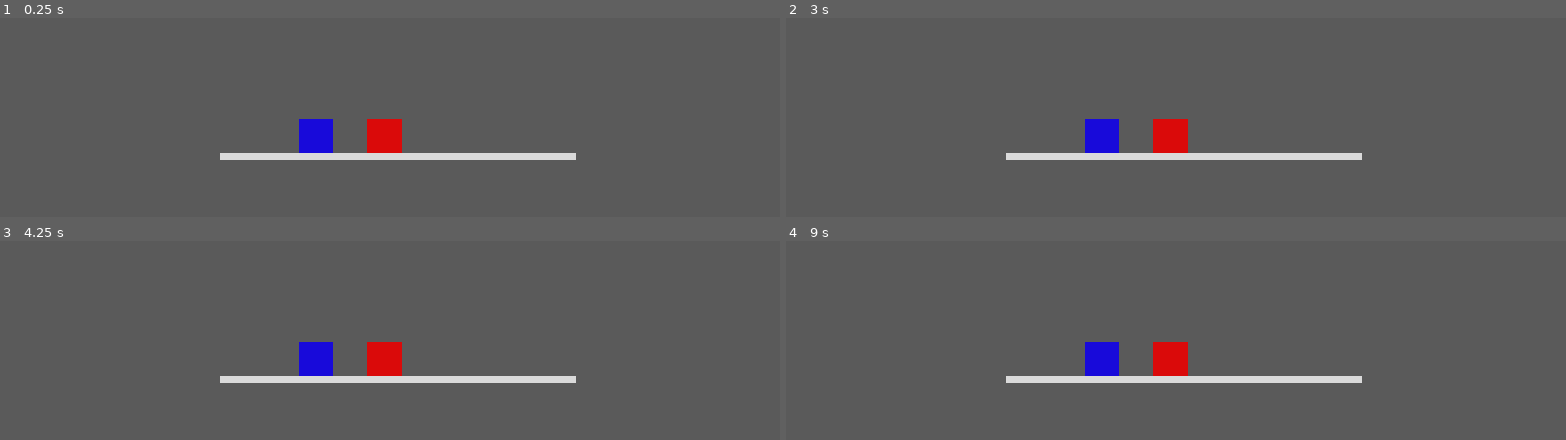
Above: before the commit, frames 1-4 (two rows, left to right).
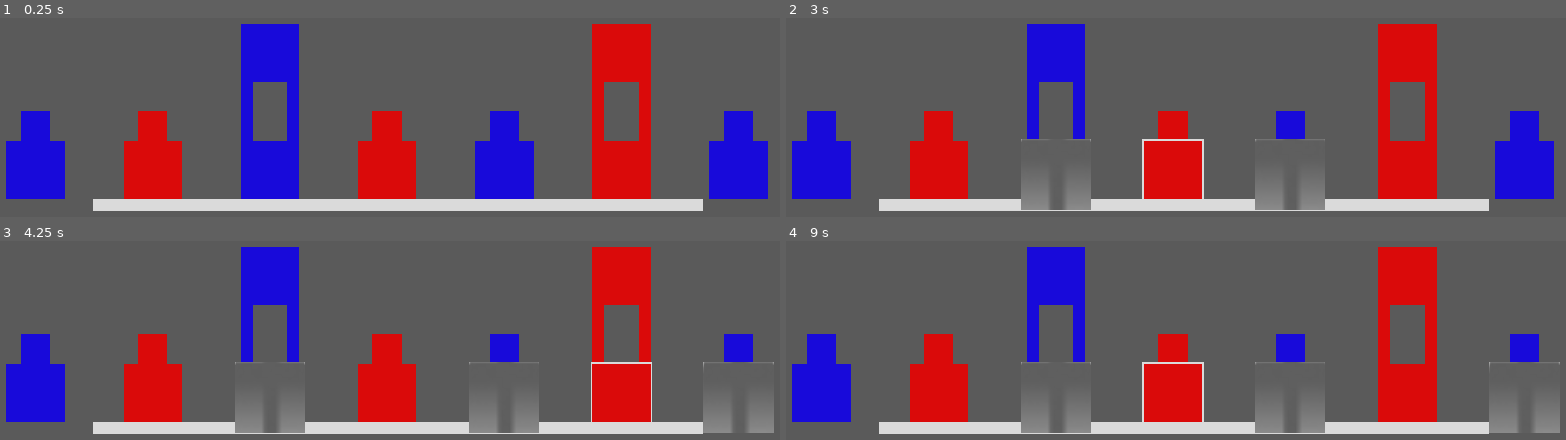
Above: after the commit, the same moments.

Repository: lucasdrufva/checkmania-game
Game: Godot game, scene res://scenes/GameScene.tscn
Same seed, same stepped clock (60 frames per second), same inputs: the game is played once before the commit and once after it.
Inputs (mouse positions are in pixels of both pictures, inside the frame that each line leads up to):
- Up to frame 1 (0.25 s): no input
- Up to frame 2 (3 s): tap Enter at 0.5, 2 s; move the mouse to (1363, 65) at 0.52 s; click (1363, 65) at 0.67 s; tap Space at 1.25, 2.75 s; move the mouse to (1027, 111) at 1.27 s; click (1027, 111) at 1.42 s; move the mouse to (outside the picture) at 2.02 s; click (outside the picture) at 2.17 s; move the mouse to (1144, 183) at 2.77 s; click (1144, 183) at 2.92 s
- Up to frame 3 (4.25 s): tap Enter at 3.5 s; move the mouse to (639, 382) at 3.52 s; click (639, 382) at 3.67 s
- Up to frame 4 (9 s): tap Space at 4.25 s; move the mouse to (942, 241) at 4.27 s; click (942, 241) at 4.42 s; move the mouse to (1222, 312) at 5.02 s; click (1222, 312) at 5.17 s; move the mouse to (outside the picture) at 5.77 s; click (outside the picture) at 5.92 s; move the mouse to (1363, 288) at 6.52 s; click (1363, 288) at 6.67 s; move the mouse to (1027, 334) at 7.27 s; click (1027, 334) at 7.42 s; move the mouse to (outside the picture) at 8.02 s; click (outside the picture) at 8.17 s; move the mouse to (1144, 406) at 8.77 s; click (1144, 406) at 8.92 s

The runs differ from the first frame. In frame 1, 30% of the frame differs, in the area x 0-99%, y 3-97%; in frame 2, 27%; in frame 3, 26%; in frame 4, 26%.

Commit message:
move indicator always on top

Diff:
--- a/game/project.godot
+++ b/game/project.godot
@@ -13,16 +13,27 @@
 "class": "ServerApi",
 "language": "GDScript",
 "path": "res://scripts/networking/ServerClient.gd"
+}, {
+"base": "Node",
+"class": "Utils",
+"language": "GDScript",
+"path": "res://scripts/Utils.gd"
 } ]
 _global_script_class_icons={
-"ServerApi": ""
+"ServerApi": "",
+"Utils": ""
 }
 
 [application]
 
 config/name="checkmania"
 run/main_scene="res://scenes/GameScene.tscn"
+boot_splash/bg_color=Color( 0.356863, 0.356863, 0.356863, 1 )
 config/icon="res://icon.png"
+
+[autoload]
+
+Logic="*res://scripts/Logic.gd"
 
 [rendering]
 
--- a/game/scenes/GameScene.tscn
+++ b/game/scenes/GameScene.tscn
@@ -8,6 +8,7 @@
 
 [node name="Camera" type="Camera" parent="."]
 transform = Transform( 1, 0, 0, 0, 1, 0, 0, 0, 1, 0, 4.70615, 49.8639 )
+keep_aspect = 0
 projection = 1
 size = 34.1456
 script = ExtResource( 3 )
@@ -15,5 +16,5 @@
 [node name="Board" parent="." instance=ExtResource( 1 )]
 
 [node name="gameBoard" type="Spatial" parent="."]
-transform = Transform( 1, 0, 0, 0, 1, 0, 0, 0, 1, -10.9848, 0, -12.7896 )
+transform = Transform( 1, 0, 0, 0, 1, 0, 0, 0, 1, -15.4642, 0, -14.9541 )
 script = ExtResource( 2 )
--- /dev/null
+++ b/game/scripts/Logic.gd
@@ -0,0 +1,70 @@
+extends Node
+
+var board = []
+
+enum players {red, blue}
+
+var currentTurn = players.red
+
+var cameraNode = null
+
+# Called when the node enters the scene tree for the first time.
+func _ready():
+	pass # Replace with function body.
+
+
+func get_moves(newBoard, source):
+	print("get moves")
+	board = newBoard
+	var move1 = source
+	var move2 = source
+	if(cameraNode.direction%2==0):
+		move1[0] = String(int(move1[0])+1)
+		move2[0] = String(int(move2[0])-1)
+	else:
+		move1[1] = String(int(move1[1])+1)
+		move2[1] = String(int(move2[1])-1)
+
+	print("return:" , [move1, move2])
+	return [move1, move2]
+
+func destination_is_piece(newBoard, destination):
+	board = newBoard
+	var d0 = int(destination[0])
+	var d1 = int(destination[1])
+	if(d0 >= 0 && d0 <= board.size() - 1 && d1 >= 0 && d1 <= board[0].size() - 1):
+		if(board[int(destination[0])][int(destination[1])] != null):
+			return true
+	return false
+
+func indicator_pos(pos):
+	var position = [pos[0], pos[1]]
+	if(cameraNode.direction == 0):
+		position[1] = 12
+	elif(cameraNode.direction == 1):
+		position[0] = 12
+	elif(cameraNode.direction == 2):
+		position[1] = -5
+	elif(cameraNode.direction == 3):
+		position[0] = -5
+
+	return [position[0], position[1]]
+
+func make_move():
+	currentTurn += 1
+	cameraNode.direction = int(floor((currentTurn%8)/2))
+
+func register_camera(camera):
+	cameraNode = camera
+
+func get_piece_type(notation):
+	if (notation.to_upper() == "C"):
+		return 2
+	elif (notation.to_upper() == "T"):
+		return 1
+	return 0
+
+func get_color(notation):
+	if(notation == "c"||notation == "t"||notation == "k"):
+		return 1
+	return 0
--- a/game/scripts/Piece.gd
+++ b/game/scripts/Piece.gd
@@ -14,9 +14,9 @@
 var towerBlue = preload("res://scenes/Pieces/TowerBlue.tscn")
 var cubeBlue = preload("res://scenes/Pieces/CubeBlue.tscn")
 
-var kingRed = preload("res://scenes/Pieces/KingBlue.tscn")
-var towerRed = preload("res://scenes/Pieces/CubeRed.tscn")
-var cubeRed = preload("res://scenes/Pieces/CubeBlue.tscn")
+var kingRed = preload("res://scenes/Pieces/KingRed.tscn")
+var towerRed = preload("res://scenes/Pieces/TowerRed.tscn")
+var cubeRed = preload("res://scenes/Pieces/CubeRed.tscn")
 
 var instance
 
--- a/game/scripts/Utils.gd
+++ b/game/scripts/Utils.gd
@@ -5,12 +5,13 @@
 # var a = 2
 # var b = "text"
 
+class_name Utils
 
 # Called when the node enters the scene tree for the first time.
 func _ready():
 	pass # Replace with function body.
 
-func notation_to_array(source):
+static func notation_to_array(source):
 	var board = []
 	for block in source.split("/"):
 		var layer = []
@@ -23,7 +24,7 @@
 		board.append(layer)
 	return board
 
-func array_to_notation(source):
+static func array_to_notation(source):
 	var notation = ""
 	for layerIndex in range(0, source.size()):
 		var layer = source[layerIndex]
--- a/game/scripts/camera/CameraController.gd
+++ b/game/scripts/camera/CameraController.gd
@@ -10,6 +10,8 @@
 var wait = 0
 var w = false
 
+onready var logic =  get_node("/root/Logic")
+
 func set_direction(value):
 	direction = value
 	target = 1.58*direction
@@ -18,7 +20,7 @@
 
 # Called when the node enters the scene tree for the first time.
 func _ready():
-	pass # Replace with function body.
+	logic.register_camera(self)
 
 
 # Called every frame. 'delta' is the elapsed time since the previous frame.
--- a/game/scripts/game.gd
+++ b/game/scripts/game.gd
@@ -1,15 +1,19 @@
 extends Spatial
 
-var layout = [[null, null, null, null, null],
-			[null, null, "C", null, null],
-			[null, null, "T", null, null],
-			[null, null, null, null, null],
-			[null, null, null, null, null],]
+#var layout = [[null, null, null, null, null],
+#			[null, null, "C", null, null],
+#			[null, null, "T", null, null],
+#			[null, null, null, null, null],
+#			[null, null, null, null, null],]
+var utils = preload("res://scripts/Utils.gd")
+onready var logic =  get_node("/root/Logic")
+
+var layout = utils.notation_to_array("5ct/TC5/5ck/TC5/5ct/KC5/5ct/TC5")
 
 var board = []
 
 var gameId = ""
-var currentTurn = 0
+
 var player = 0
 
 
@@ -20,6 +24,7 @@
 
 # Called when the node enters the scene tree for the first time.
 func _ready():
+	print(layout)
 	add_child(server)
 	createBoard(layout)
 	#server.login("alice", "supersecret")
@@ -34,9 +39,12 @@
 
 				board[x][y].transform.origin = Vector3(x*5, 0, y*5)
 				board[x][y].id = str(x) + str(y)
-				if layout[x][y] == "C":
+
+				board[x][y].pieceType = logic.get_piece_type(layout[x][y])
+				board[x][y].color = logic.get_color(layout[x][y])
+				if layout[x][y].to_upper() == "C":
 					board[x][y].pieceType = 2
-				elif layout[x][y] == "T":
+				elif layout[x][y].to_upper() == "T":
 					board[x][y].pieceType = 1
 
 				add_child(board[x][y])
@@ -54,15 +62,19 @@
 					piece.selected = false
 
 
-	var legalMoves = get_moves(id)
+	print("time to get moves")
+	var legalMoves = logic.get_moves(board, id)
 	var moveIndicators = []
+
+	print(legalMoves)
 
 	for legalMove in legalMoves:
 		moveIndicators.append(moveIndicator.instance())
-		if(destination_is_piece(legalMove)):
-			moveIndicators[moveIndicators.size()-1].transform.origin = Vector3(int(legalMove[0])*5, 5, int(legalMove[1])*5)
-		else:
-			moveIndicators[moveIndicators.size()-1].transform.origin = Vector3(int(legalMove[0])*5, 0, int(legalMove[1])*5)
+		var indicatorPos = logic.indicator_pos(legalMove)
+		var indicatorHeight = 0
+		if(logic.destination_is_piece(board, legalMove)):
+			indicatorHeight = 5
+		moveIndicators[moveIndicators.size()-1].transform.origin = Vector3(int(indicatorPos[0])*5, indicatorHeight, int(indicatorPos[1])*5)
 		moveIndicators[moveIndicators.size()-1].id = legalMove
 		add_child(moveIndicators[moveIndicators.size()-1])
 
@@ -75,6 +87,7 @@
 					var move = {"source": piece.id, "destination":destination, "timestamp": str(OS.get_unix_time())}
 					server.make_move(gameId, move)
 					move(piece.id, destination)
+					logic.make_move()
 					break
 
 	for child in self.get_children():
@@ -90,7 +103,7 @@
 	print(sourceRow, sourceCol, destinationRow, destinationCol)
 
 	board[sourceRow][sourceCol].selected = false
-	if(destination_is_piece(destination)):
+	if(logic.destination_is_piece(board, destination)):
 		board[destinationRow][destinationCol].kill()
 	board[destinationRow][destinationCol] = null
 	board[destinationRow][destinationCol] = board[sourceRow][sourceCol]
@@ -100,10 +113,10 @@
 
 
 
-	currentTurn = (currentTurn +1)%2
-	if currentTurn:
-		get_parent().get_node("Camera").direction = (get_parent().get_node("Camera").direction +1)%4
-	print("current turn ", currentTurn)
+	#currentTurn = (currentTurn +1)%2
+	#if currentTurn:
+	#	get_parent().get_node("Camera").direction = (get_parent().get_node("Camera").direction +1)%4
+	print("current turn ", logic.currentTurn)
 
 func get_moves(source):
 	var move1 = source
